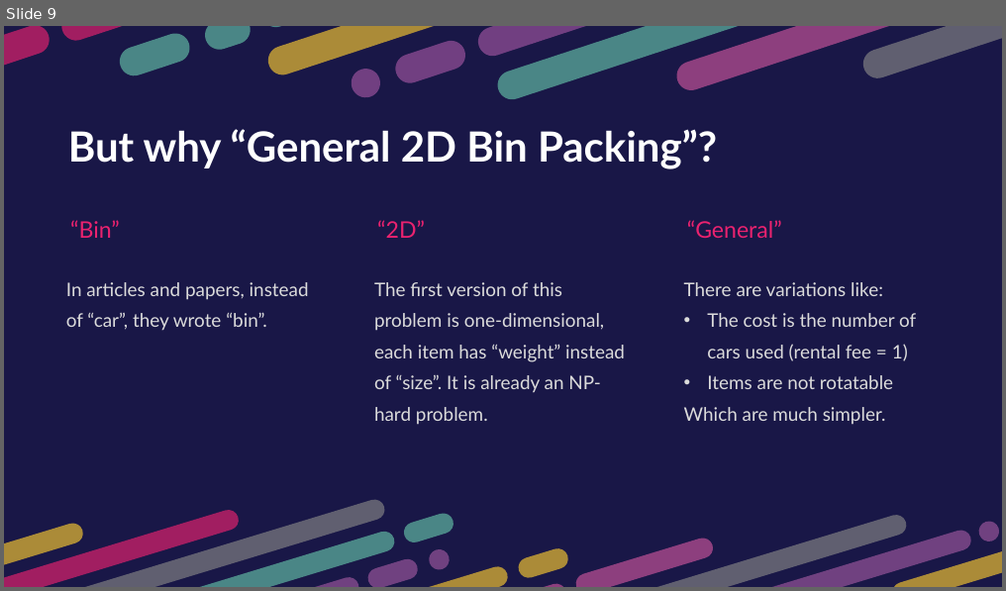
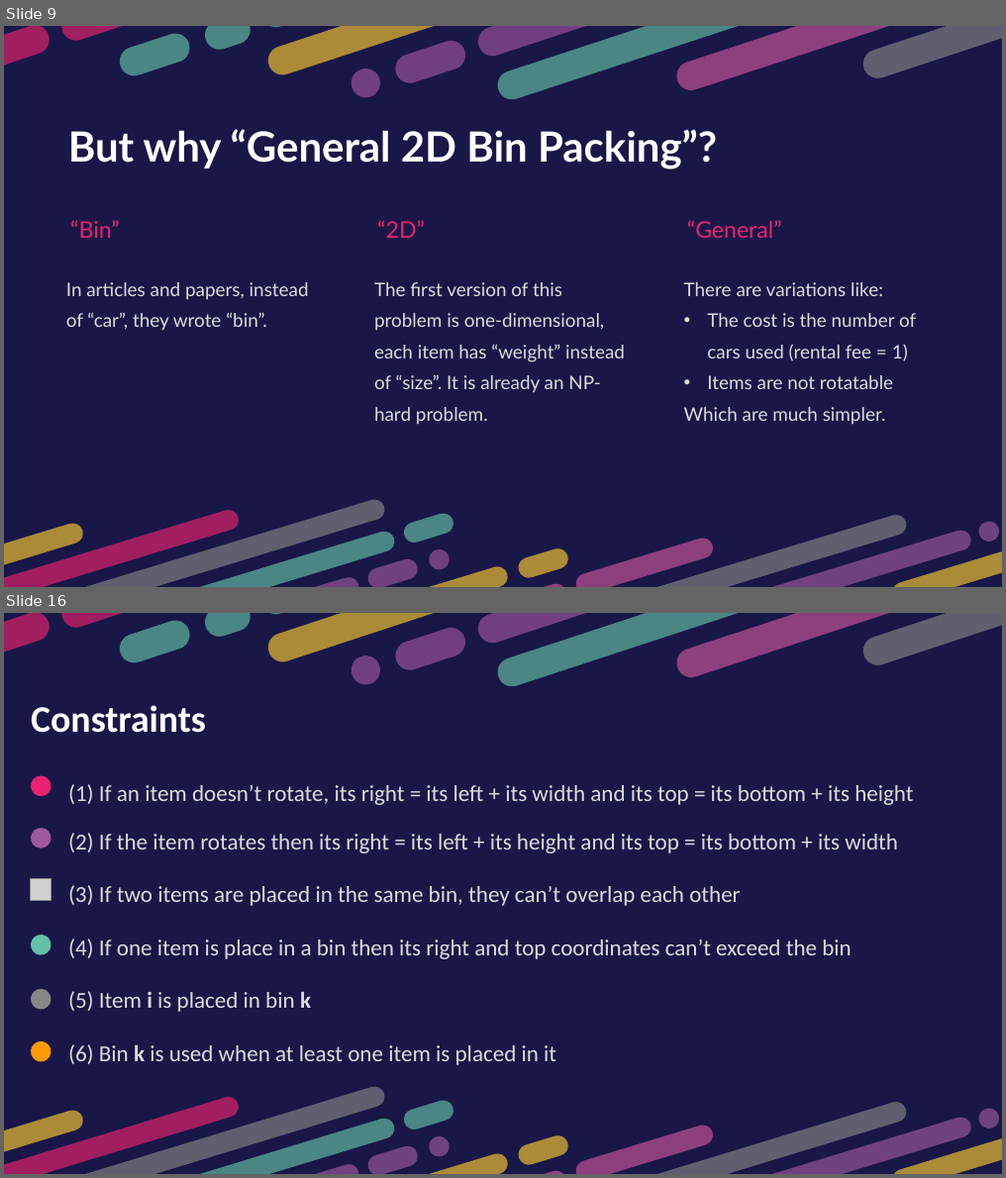
Before and after one commit to htnminh/optimization-project, a slide deck: presentation/General 2D Bin Packing Problem.pptx. Shown one above the other, each under a label of ours: slide 9 before the commit, slides 9 and 16 after it; the slides between them are not shown. The pictures are 1006x591 and 1006x1178 pixels, drawn with LibreOffice and Linux fonts; fonts in the diff are those of the drawing; grey boxes stand for pictures. Boxes give left, top, right and bottom in pixels: in the first picture for what was removed or moved away, otherwise in the second. Text is boxed around its words. In the diff, an @@ line names an element or a change of style, - is before the commit and + after.

```diff
--- a/presentation/General 2D Bin Packing Problem.pptx
+++ b/presentation/General 2D Bin Packing Problem.pptx
@@ slide 16 added at <box>4,613,1002,1174</box>, background #191747 @@
@@ group added at <box>4,613,1002,779</box>: 15 freeform shapes @@
@@ text added at <box>31,705,206,733</box>, 36 pt, text #FFFFFF, bold @@
+Constraints
@@ freeform shape added at <box>30,774,53,798</box>, fill #EA226F @@
@@ text added at <box>68,784,913,805</box>, 22 pt, text #DBDBDB @@
+(1) If an item doesn’t rotate, its right = its left + its width and its top = its bottom + its height
@@ freeform shape added at <box>28,825,54,852</box>, fill #A0589F @@
@@ text added at <box>68,833,898,854</box>, 22 pt, text #DBDBDB @@
+(2) If the item rotates then its right = its left + its height and its top = its bottom + its width
@@ picture added at <box>31,878,52,900</box> @@
@@ text added at <box>68,885,740,906</box>, 22 pt, text #DBDBDB @@
+(3) If two items are placed in the same bin, they can’t overlap each other
@@ freeform shape added at <box>28,932,54,959</box>, fill #65C2A8 @@
@@ text added at <box>68,939,851,959</box>, 22 pt, text #DBDBDB @@
+(4) If one item is place in a bin then its right and top coordinates can’t exceed the bin
@@ freeform shape added at <box>28,986,54,1013</box>, fill #878787 @@
@@ text added at <box>68,991,311,1012</box>, 22 pt, text #DBDBDB @@
+(5) Item i is placed in bin k
@@ freeform shape added at <box>28,1039,54,1065</box>, fill #FF9900 @@
@@ text added at <box>68,1045,556,1065</box>, 22 pt, text #DBDBDB @@
+(6) Bin k is used when at least one item is placed in it
@@ group added at <box>4,1018,1002,1174</box>: 20 freeform shapes @@
```
Also in this commit, not shown: 1 slide changed, 8 other slides added, 1 slide removed, 2 other files.
